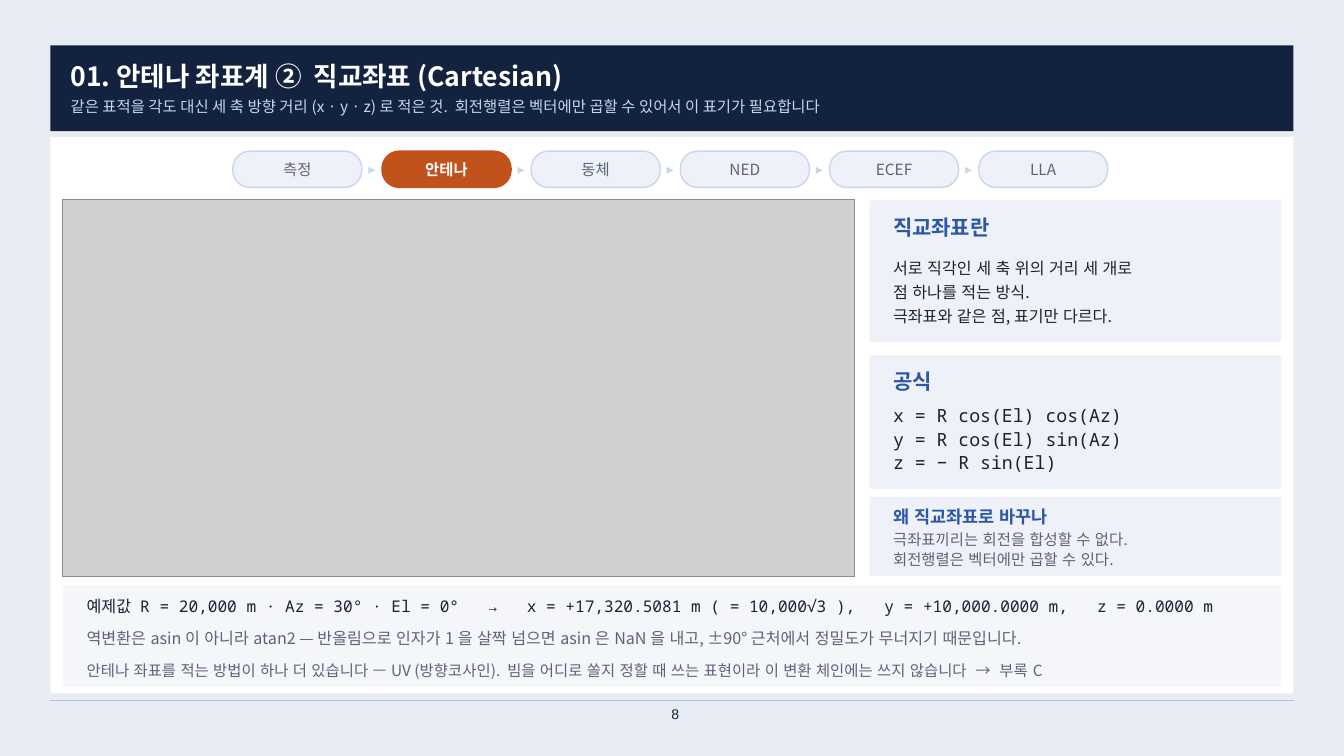
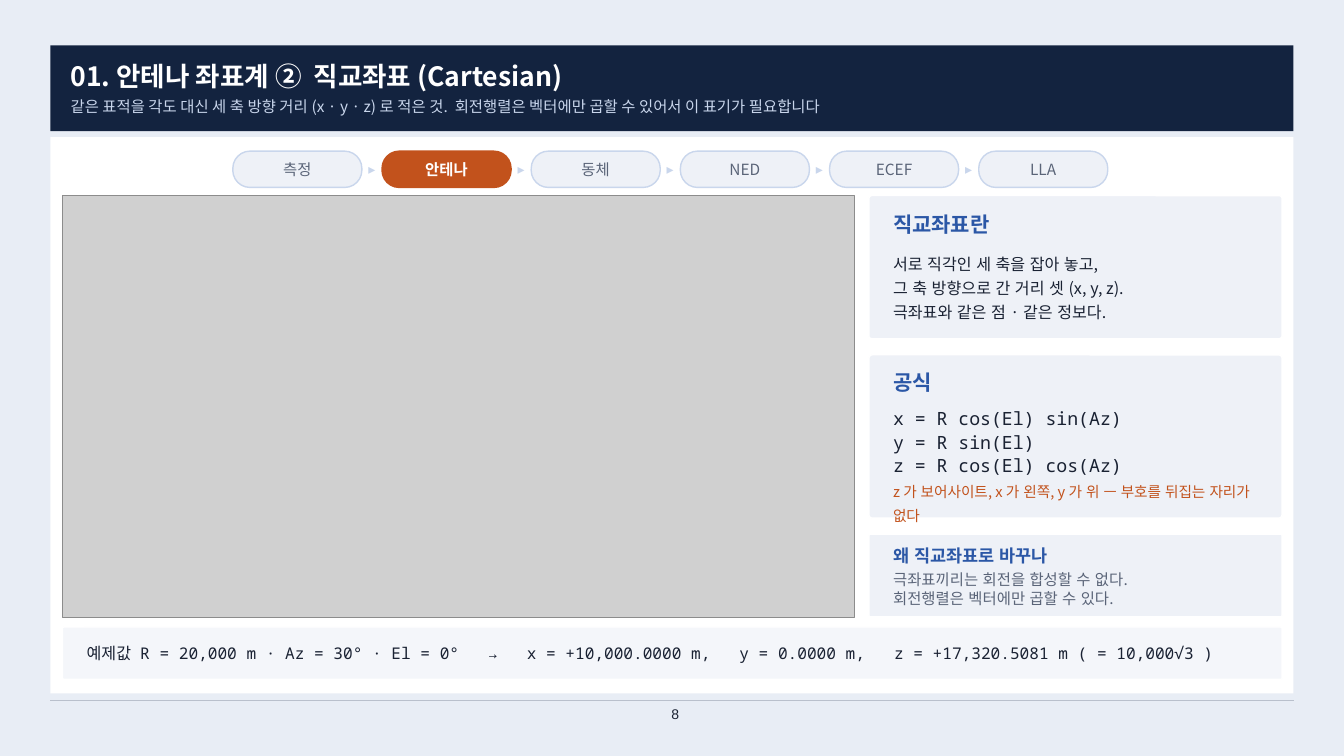
Before and after one commit to harley-hwan/radar-sw-study, a slide deck: slide 8 of Part2_CoordFrames/ref/산출물/Chapter2_coordinate_systems.pptx. Drawn at 1344x756 pixels with LibreOffice and Linux fonts; fonts in the diff are those of the drawing; grey boxes stand for pictures. Boxes give left, top, right and bottom in pixels: in the first picture for what was removed or moved away, otherwise in the second. Text is boxed around its words. In the diff, an @@ line names an element or a change of style, - is before the commit and + after.

```diff
--- a/Part2_CoordFrames/ref/산출물/Chapter2_coordinate_systems.pptx
+++ b/Part2_CoordFrames/ref/산출물/Chapter2_coordinate_systems.pptx
@@ picture: place and size @@
-picture at [63, 200, 855, 577]
+picture at [63, 196, 855, 617]
@@ rounded rectangle: place and size @@
-rounded rectangle at [869, 200, 1282, 343]
+rounded rectangle at [869, 196, 1282, 339]
@@ text at [893, 256, 1124, 320]: text changed @@
-서로 직각인 세 축 위의 거리 세 개로
-점 하나를 적는 방식.
-극좌표와 같은 점, 표기만 다르다.
+서로 직각인 세 축을 잡아 놓고,
+그 축 방향으로 간 거리 셋 (x, y, z).
+극좌표와 같은 점 · 같은 정보다.
@@ rounded rectangle: place and size @@
-rounded rectangle at [869, 355, 1282, 490]
+rounded rectangle at [869, 355, 1282, 518]
@@ text at [893, 411, 1250, 522]: text changed @@
-x = R cos(El) cos(Az)
-y = R cos(El) sin(Az)
-z = − R sin(El)
+x = R cos(El) sin(Az)
+y = R sin(El)
+z = R cos(El) cos(Az)
+z 가 보어사이트, x 가 왼쪽, y 가 위 — 부호를 뒤집는 자리가 없다
@@ 2 texts, 1 rounded rectangle: place and size @@
-2 texts, 1 rounded rectangle at [869, 496, 1282, 577]
+2 texts, 1 rounded rectangle at [869, 534, 1282, 617]
@@ rounded rectangle: place and size @@
-rounded rectangle at [63, 585, 1282, 688]
+rounded rectangle at [63, 627, 1282, 680]
@@ text at [87, 645, 1193, 663]: text changed @@
-예제값 R = 20,000 m · Az = 30° · El = 0° → x = +17,320.5081 m ( = 10,000√3 ), y = +10,000.0000 m, z = 0.0000 m
+예제값 R = 20,000 m · Az = 30° · El = 0° → x = +10,000.0000 m, y = 0.0000 m, z = +17,320.5081 m ( = 10,000√3 )
@@ text removed at [87, 630, 1022, 647] @@
-역변환은 asin 이 아니라 atan2 — 반올림으로 인자가 1 을 살짝 넘으면 asin 은 NaN 을 내고, ±90° 근처에서 정밀도가 무너지기 때문입니다.
@@ text removed at [87, 663, 1043, 679] @@
-안테나 좌표를 적는 방법이 하나 더 있습니다 — UV (방향코사인). 빔을 어디로 쏠지 정할 때 쓰는 표현이라 이 변환 체인에는 쓰지 않습니다 → 부록 C
```
Also in this commit, not shown: 16 other slides changed, 23 other files.
